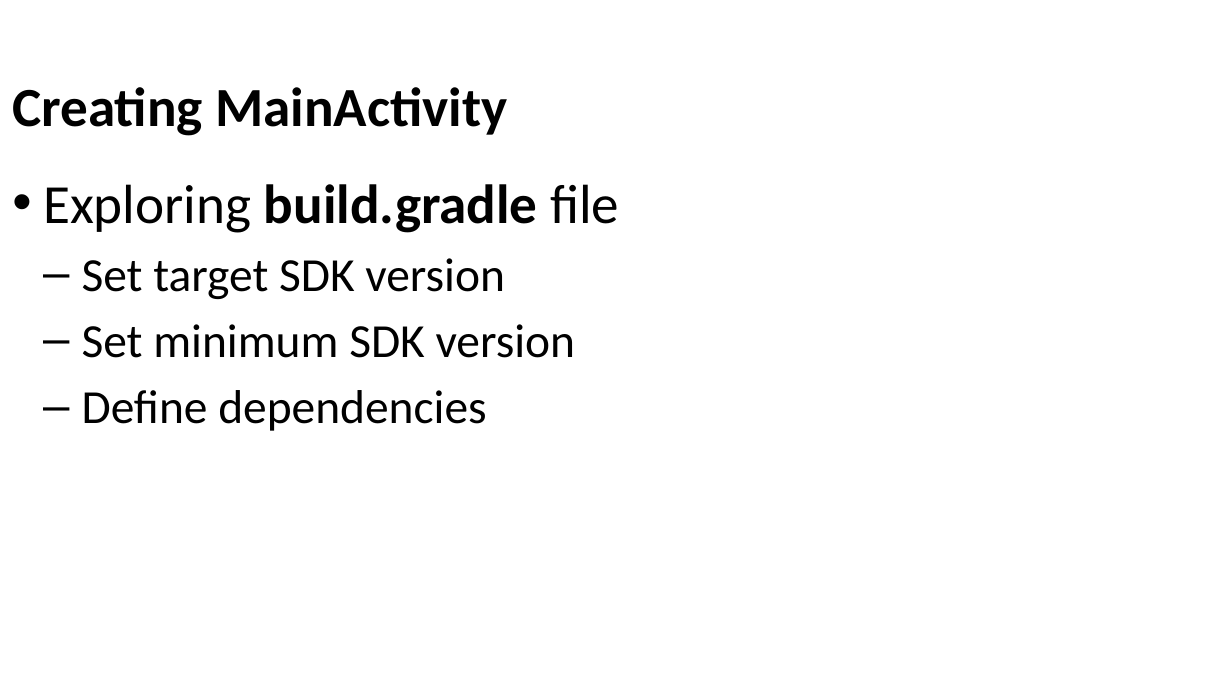
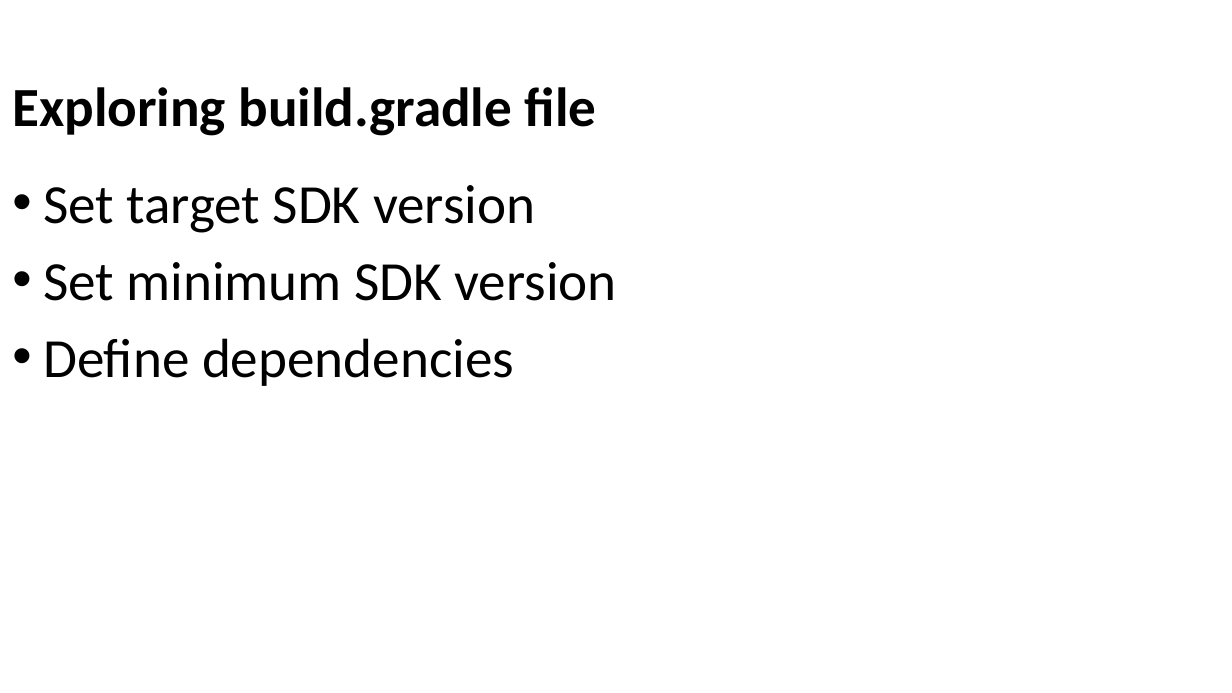
Before and after one commit to Batch-xx/Android-Lunch-Learn, a slide deck: slide 20 of slides/Android Studio_Activities_Fragments.pptx (slide 21 before the commit). Drawn at 1232x693 pixels with LibreOffice and Linux fonts; fonts in the diff are those of the drawing; background and template pictures are left out. Boxes give left, top, right and bottom in pixels: in the first picture for what was removed or moved away, otherwise in the second. Text is boxed around its words. In the diff, an @@ line names an element or a change of style, - is before the commit and + after.

```diff
--- a/slides/Android Studio_Activities_Fragments.pptx
+++ b/slides/Android Studio_Activities_Fragments.pptx
@@ title at bbox=[12, 87, 597, 136]: text changed @@
-Creating MainActivity
+Exploring build.gradle file
@@ text "Set target SDK version" at bbox=[43, 185, 617, 386]: size 37 to 43 pt; bullet – to •; list level 2 to 1 in "Set target SDK version"; list level 2 to 1 in "Set minimum SDK version"; list level 2 to 1 in "Define dependencies" @@
@@ text at bbox=[43, 184, 619, 233]: paragraph removed @@
-• Exploring build.gradle file
```
Also in this commit, not shown: 12 other slides changed, 7 slides added, 8 slides removed, 3 other files.
